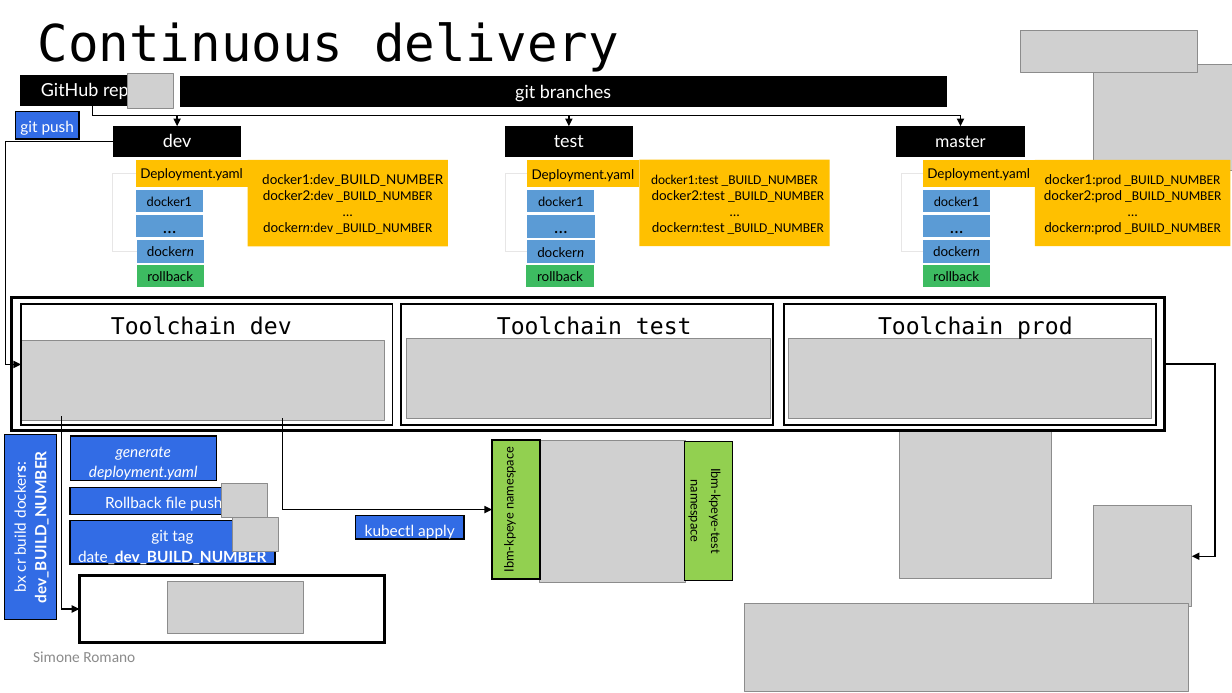
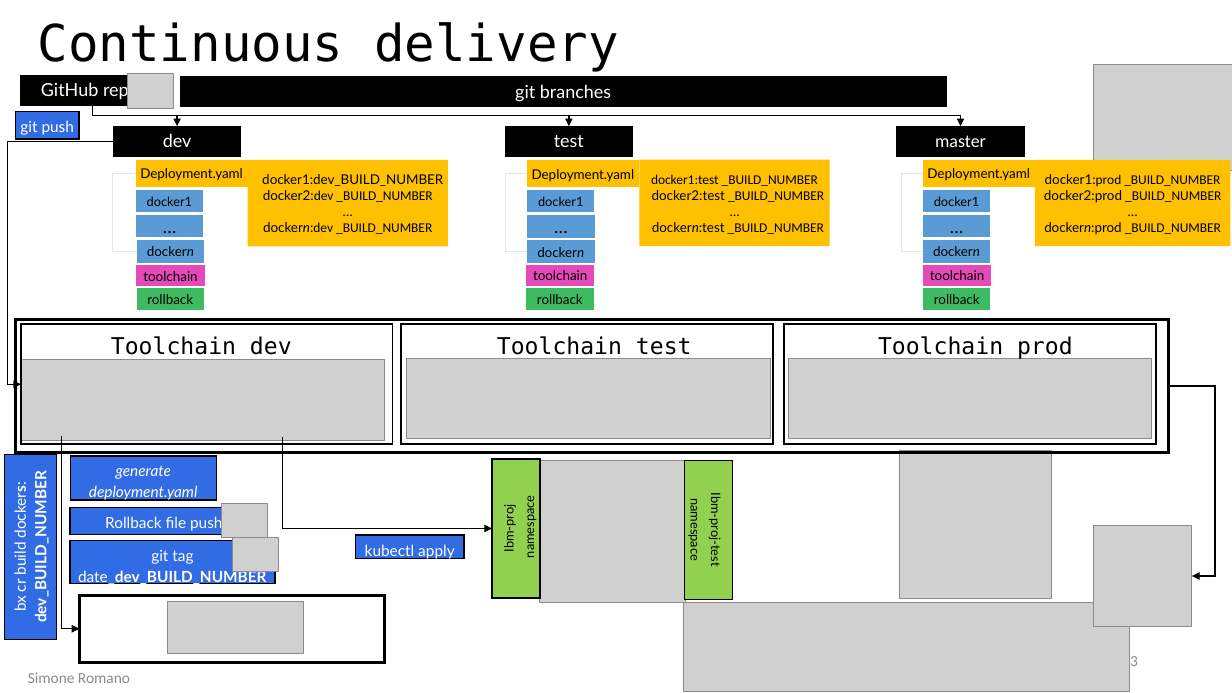
Before and after one commit to sromano1992/kubedev, a slide deck: slide 3 of doc/kubedev.pptx. Drawn at 1232x693 pixels with LibreOffice and Linux fonts; fonts in the diff are those of the drawing; grey boxes stand for pictures. Boxes give left, top, right and bottom in pixels: in the first picture for what was removed or moved away, otherwise in the second. Text is boxed around its words. In the diff, an @@ line names an element or a change of style, - is before the commit and + after.

```diff
--- a/doc/kubedev.pptx
+++ b/doc/kubedev.pptx
@@ picture removed at bbox=[1020, 30, 1198, 73] @@
@@ elbow arrow moved from (114, 141) - (21, 364) to (114, 141) - (21, 384) @@
@@ rectangle added at bbox=[137, 265, 205, 287], fill #E64AB9, 10.5 pt, text #000000 @@
+toolchain
@@ rectangle added at bbox=[526, 264, 594, 286], fill #E64AB9, 10.5 pt, text #000000 @@
+toolchain
@@ rectangle added at bbox=[923, 264, 992, 286], fill #E64AB9, 10.5 pt, text #000000 @@
+toolchain
@@ 3 rectangles: place and size @@
-3 rectangles at bbox=[137, 265, 991, 287]
+3 rectangles at bbox=[137, 288, 991, 311]
@@ rectangle: place and size @@
-rectangle at bbox=[11, 298, 1165, 431]
+rectangle at bbox=[16, 320, 1169, 453]
@@ elbow arrow moved from (1165, 364) - (1192, 556) to (1169, 386) - (1192, 576) @@
@@ 11 rectangles, 9 pictures, 3 texts, 2 elbow arrows: place and size @@
-11 rectangles, 9 pictures, 3 texts, 2 elbow arrows at bbox=[5, 304, 1192, 642]
+11 rectangles, 9 pictures, 3 texts, 2 elbow arrows at bbox=[5, 324, 1192, 662]
@@ text in rectangle at bbox=[501, 502, 536, 557]: text changed @@
-Ibm-kpeye namespace
+Ibm-proj
+namespace
@@ text in rectangle at bbox=[688, 500, 723, 565]: text changed @@
-Ibm-kpeye-test namespace
+Ibm-proj-test namespace
@@ picture: place and size @@
-picture at bbox=[745, 604, 1189, 692]
+picture at bbox=[684, 603, 1129, 692]
@@ page number added at bbox=[1130, 656, 1138, 666], 12 pt, text #8C8C8C @@
+3
@@ text "Simone Romano": place and size @@
-text "Simone Romano" at bbox=[33, 651, 135, 662]
+text "Simone Romano" at bbox=[28, 672, 130, 683]
```
Also in this commit, not shown: 2 other files.
